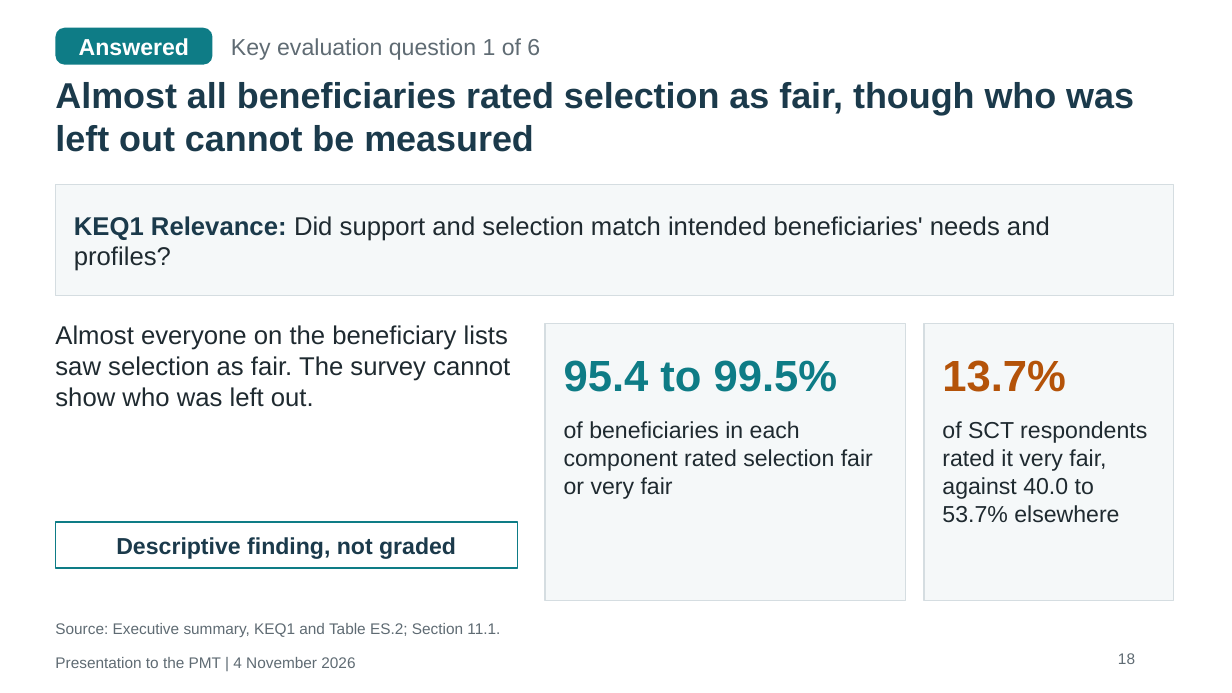
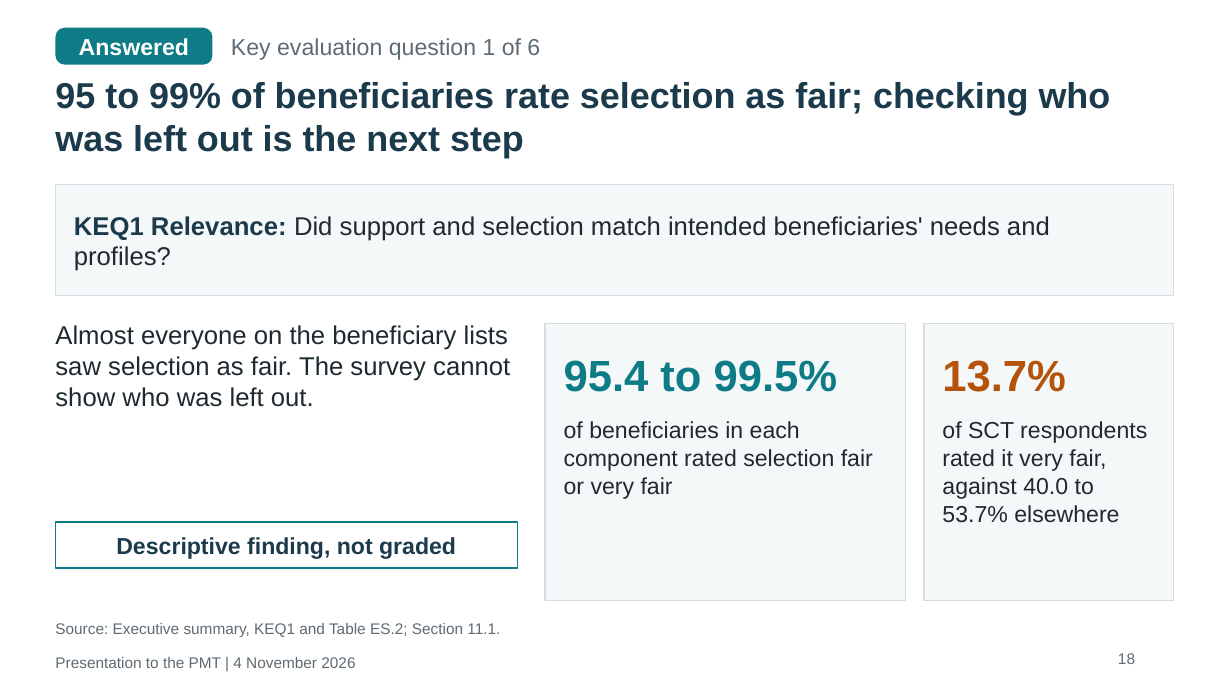
Before and after one commit to kokouekpinda/kokouekpinda, a slide deck: slide 25 of deliverables/REALISE_PMT_Presentation_v5.pptx (slide 24 before the commit). Drawn at 1232x693 pixels with LibreOffice and Linux fonts; fonts in the diff are those of the drawing. Boxes give left, top, right and bottom in pixels: in the first picture for what was removed or moved away, otherwise in the second. Text is boxed around its words. In the diff, an @@ line names an element or a change of style, - is before the commit and + after.

```diff
--- a/deliverables/REALISE_PMT_Presentation_v5.pptx
+++ b/deliverables/REALISE_PMT_Presentation_v5.pptx
@@ title at <box>55,82,1111,158</box>: text changed @@
-Almost all beneficiaries rated selection as fair, though who was left out cannot be measured
+95 to 99% of beneficiaries rate selection as fair; checking who was left out is the next step
```
Also in this commit, not shown: 14 other slides changed, 1 slide added.
